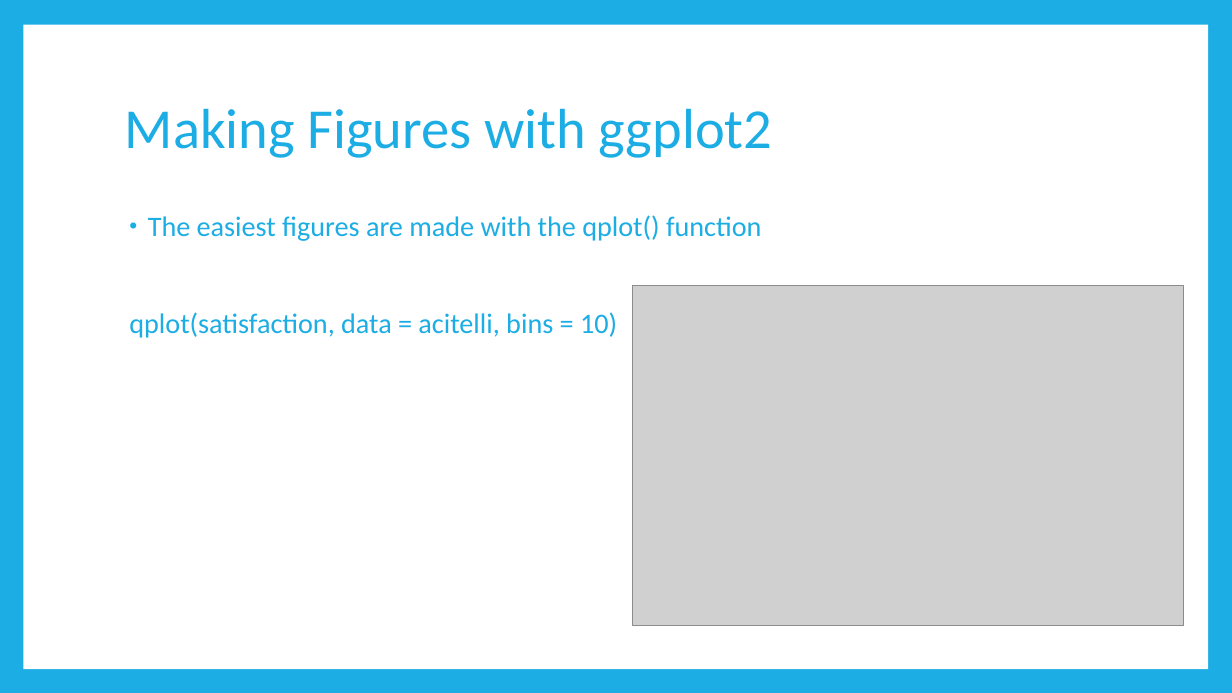
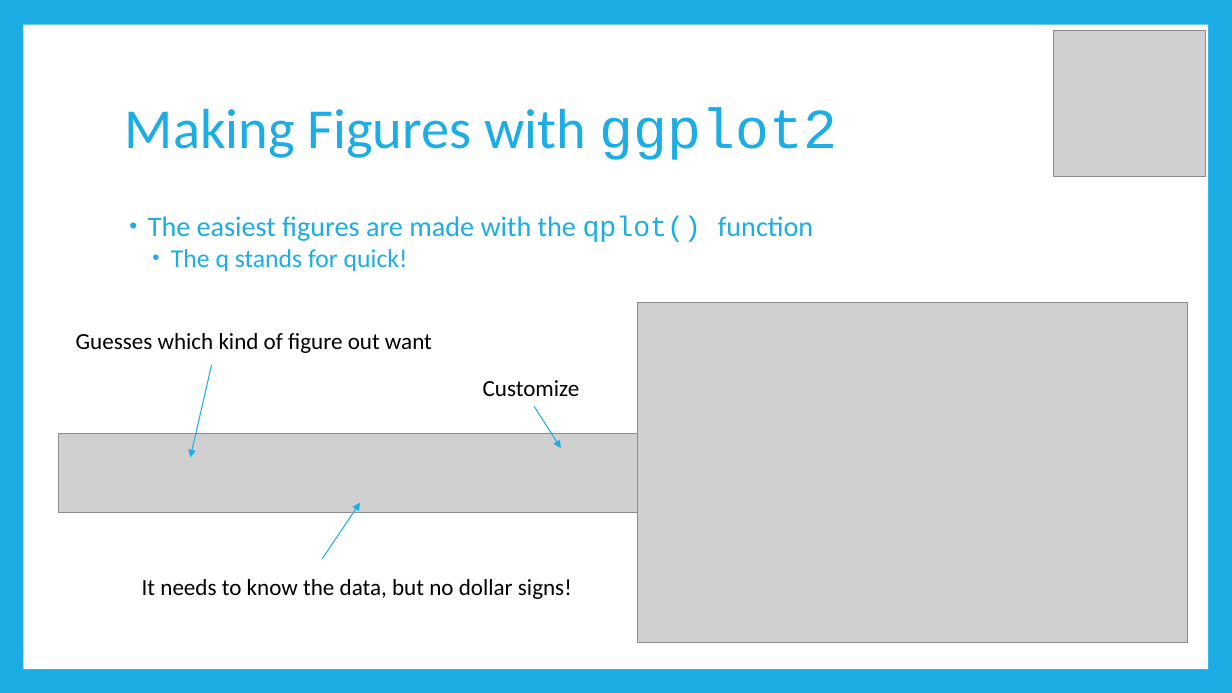
Before and after one commit to RandiLGarcia/datic-intro-to-r, a slide deck: slide 13 of docs/Day 1 Slides.pptx (slide 15 before the commit). Drawn at 1232x693 pixels with LibreOffice and Linux fonts; fonts in the diff are those of the drawing; grey boxes stand for pictures. Boxes give left, top, right and bottom in pixels: in the first picture for what was removed or moved away, otherwise in the second. Text is boxed around its words. In the diff, an @@ line names an element or a change of style, - is before the commit and + after.

```diff
--- a/docs/Day 1 Slides.pptx
+++ b/docs/Day 1 Slides.pptx
@@ picture added at [1054, 30, 1206, 177] @@
@@ title "Making Figures with ggplot2" at [125, 107, 837, 160]: font Calibri to Courier New in "ggplot2" @@
@@ text at [148, 216, 701, 242]: font Calibri to Courier New in "qplot()" @@
@@ text at [171, 249, 408, 271]: text changed; size 22 to 20 pt @@
-qplot(satisfaction, data = acitelli, bins = 10)
+  • The q stands for quick!
@@ picture: place and size @@
-picture at [633, 286, 1183, 626]
+picture at [638, 303, 1188, 643]
@@ text added at [76, 333, 432, 353], 18 pt, text #000000 @@
+Guesses which kind of figure out want
@@ arrow added from (212, 365) to (190, 457), #1CADE4 0.79 pt @@
@@ text added at [483, 380, 580, 396], 18 pt, text #000000 @@
+Customize
@@ arrow added from (534, 407) to (561, 448), #1CADE4 0.79 pt @@
@@ picture added at [58, 433, 638, 513] @@
@@ arrow added from (323, 559) to (360, 503), #1CADE4 0.79 pt @@
@@ text added at [142, 579, 572, 599], 18 pt, text #000000 @@
+It needs to know the data, but no dollar signs!
```
Also in this commit, not shown: 14 other slides changed, 13 slides added, 7 slides removed, 11 other files.
